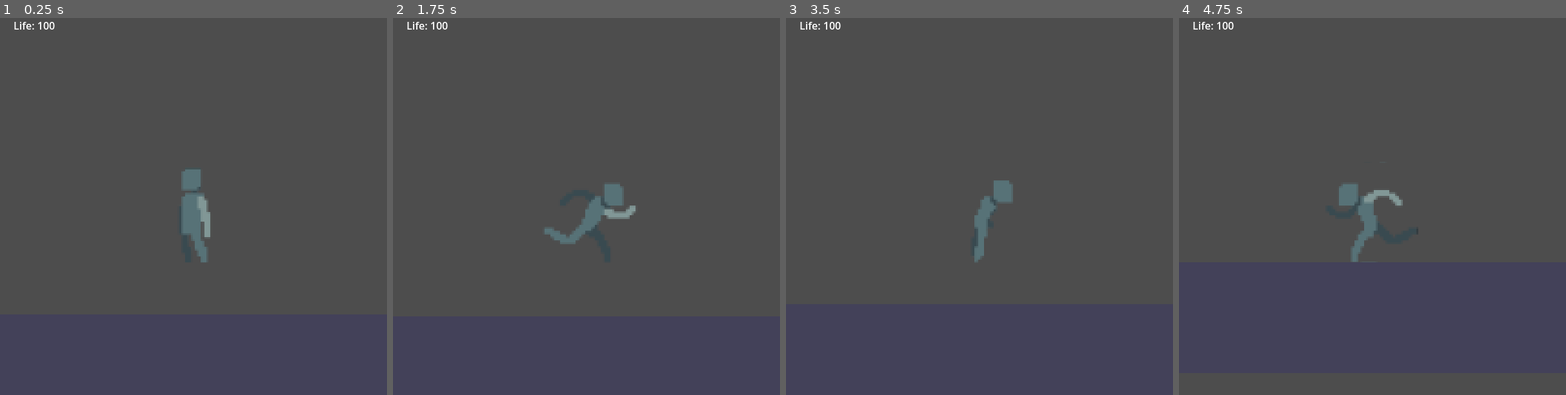
Above: before the commit, frames 1-4 (left to right).
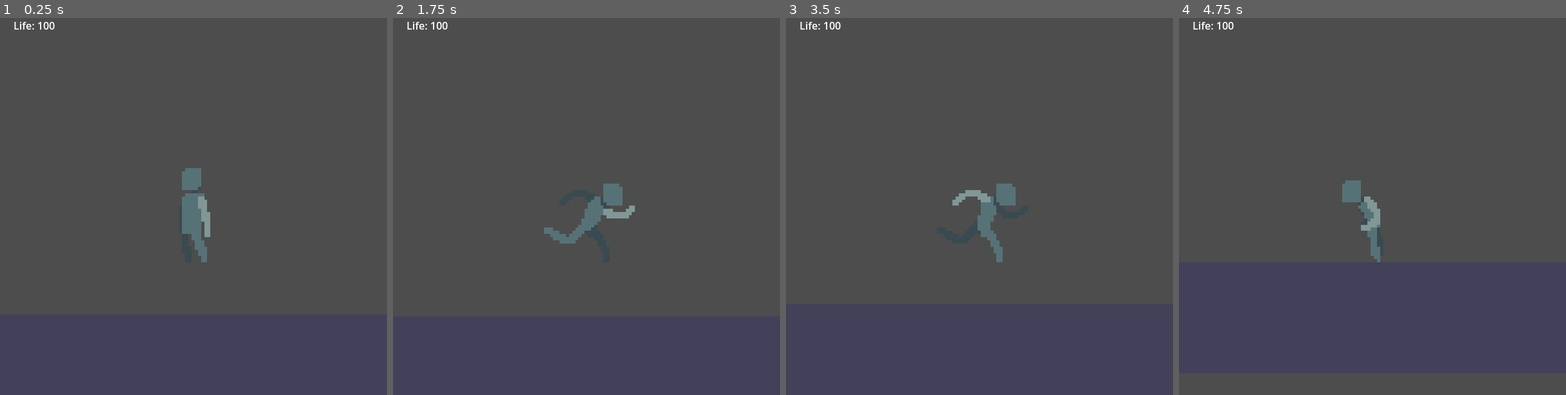
Above: after the commit, the same moments.

Repository: SrZolda/godotBulletGame
Game: Godot game, scene res://node_2d.tscn
Two runs of this game, one before a commit and one after it. Both use one fixed random seed, a clock stepped at 60 frames per second and the inputs below.
Inputs:
- Up to frame 1 (0.25 s): no input
- Up to frame 2 (1.75 s): tap Enter (ui_accept) at 0.5, 0.6, 0.77, 1.07, 1.35, 1.52 s; hold Right (ui_right) from 0.53 s (still down)
- Up to frame 3 (3.5 s): tap Enter (ui_accept) at 1.82, 2.1, 2.85, 3.02, 3.32 s; release Right (ui_right) at 2.03 s; hold Left (ui_left) 2.03-2.78 s; hold Right (ui_right) from 2.78 s (still down)
- Up to frame 4 (4.75 s): tap Enter (ui_accept) at 3.6, 3.77, 4.07, 4.35, 4.52 s; release Right (ui_right) at 4.28 s; hold Left (ui_left) from 4.28 s (still down)

The runs differ from the first frame. In frame 1, 0.1% of the frame differs, in the area x 46-54%, y 39-65%; in frame 2, 0.2%; in frame 3, 0.7%; in frame 4, 0.9%, in the area x 41-62%, y 43-65%.

Commit message:
ajeitei as animação

Diff:
--- a/inimigo.tscn
+++ b/inimigo.tscn
@@ -58,7 +58,6 @@
 height = 98.2281
 
 [sub_resource type="CompressedTexture2D" id="CompressedTexture2D_p8bwt"]
-load_path = "res://.godot/imported/enemies.png-54f6dd22fa36905f43103a80b3460952.ctex"
 
 [sub_resource type="RectangleShape2D" id="RectangleShape2D_p6yay"]
 size = Vector2(21.5799, 114.825)
--- a/movimento.gd
+++ b/movimento.gd
@@ -15,57 +15,57 @@
 @onready var life_label = $Camera2D/Label
 
 func _ready():
-    update_life_text()
+	update_life_text()
 
 
 func update_life_text():
-    life_label.text = "Life: %d" % life
+	life_label.text = "Life: %d" % life
 
 
 
 
 
 func _physics_process(delta: float) -> void:
-    # Aplicar gravidade se não estiver no chão
-    if not is_on_floor():
-        velocity.y += get_gravity().y * delta
+	# Aplicar gravidade se não estiver no chão
+	if not is_on_floor():
+		velocity.y += get_gravity().y * delta
 
-    # Lidar com salto
-    if Input.is_action_just_pressed("ui_accept") and is_on_floor():
-        velocity.y = JUMP_VELOCITY
-        animation_player.play("jump")
-        return  # Sair para evitar sobrepor a animação de salto
+	# Lidar com salto
+	if Input.is_action_just_pressed("ui_accept") and is_on_floor():
+		velocity.y = JUMP_VELOCITY
+		animation_player.play("jump")
+		return  # Sair para evitar sobrepor a animação de salto
 
-    # Lidar com movimento horizontal
-    var direction := Input.get_axis("ui_left", "ui_right")
-    if Input.is_action_pressed("ui_left"):
-        is_walking = true
-        animation_player.play("walk")
-        velocity.x = direction * SPEED
-        position2d.scale.x = -1  # Virar sprite horizontalmente
-    elif Input.is_action_pressed("ui_right"):
-        is_walking = true
-        animation_player.play("walk")
-        velocity.x = direction * SPEED
-        position2d.scale.x = 1  # Virar sprite horizontalmente
-    else:
-        velocity.x = 0
+	# Lidar com movimento horizontal
+	var direction := Input.get_axis("ui_left", "ui_right")
+	if Input.is_action_pressed("ui_left"):
+		is_walking = true
+		animation_player.play("walk")
+		velocity.x = direction * SPEED
+		position2d.scale.x = -1  # Virar sprite horizontalmente
+	elif Input.is_action_pressed("ui_right"):
+		is_walking = true
+		animation_player.play("walk")
+		velocity.x = direction * SPEED
+		position2d.scale.x = 1  # Virar sprite horizontalmente
+	else:
+		velocity.x = 0
 
-    # Atualizar animações de andar
-    if direction != 0:
-        if direction < 0 and not facing_left:
-            facing_left = true
-        elif direction > 0 and facing_left:
-            facing_left = false
+	# Atualizar animações de andar
+	if direction != 0:
+		if direction < 0 and not facing_left:
+			facing_left = true
+		elif direction > 0 and facing_left:
+			facing_left = false
 
 
-    else:
-        if is_walking:
-            is_walking = false
+	else:
+		if is_walking:
+			is_walking = false
 
 
-    if not is_walking and is_on_floor() and velocity.y == 0:
-        animation_player.play("idle")
+	if not is_walking and is_on_floor() and velocity.y == 0:
+		animation_player.play("idle")
 
-    # Mover o personagem
-    move_and_slide()
+	# Mover o personagem
+	move_and_slide()
--- a/node_2d.tscn
+++ b/node_2d.tscn
@@ -1,8 +1,8 @@
 [gd_scene load_steps=13 format=3 uid="uid://b2txrrmmoscnc"]
 
 [ext_resource type="Script" path="res://movimento.gd" id="1_6d37p"]
+[ext_resource type="Texture2D" uid="uid://cov6wqdv80xcv" path="res://Personagem_Teste.png" id="2_cu20d"]
 [ext_resource type="Texture2D" uid="uid://dlh8e7ojcbm1m" path="res://sprite.jpg" id="2_gmp2a"]
-[ext_resource type="Texture2D" uid="uid://buitv0g6c2pvf" path="res://Personagem_Teste.webp" id="2_ra761"]
 
 [sub_resource type="CapsuleShape2D" id="CapsuleShape2D_lt5sn"]
 radius = 8.17584
@@ -46,10 +46,22 @@
 tracks/0/interp = 1
 tracks/0/loop_wrap = true
 tracks/0/keys = {
-"times": PackedFloat32Array(0),
-"transitions": PackedFloat32Array(1),
-"update": 1,
-"values": [0]
+"times": PackedFloat32Array(),
+"transitions": PackedFloat32Array(),
+"update": 1,
+"values": []
+}
+tracks/1/type = "value"
+tracks/1/imported = false
+tracks/1/enabled = true
+tracks/1/path = NodePath("Marker2D/Sprite2D:frame_coords")
+tracks/1/interp = 1
+tracks/1/loop_wrap = true
+tracks/1/keys = {
+"times": PackedFloat32Array(0),
+"transitions": PackedFloat32Array(1),
+"update": 1,
+"values": [Vector2i(0, 3)]
 }
 
 [sub_resource type="Animation" id="Animation_dy8fl"]
@@ -87,9 +99,9 @@
 
 [sub_resource type="Animation" id="Animation_1dp8l"]
 resource_name = "walk"
-length = 0.8
+length = 0.500013
 loop_mode = 1
-step = 0.166667
+step = 0.125
 tracks/0/type = "value"
 tracks/0/imported = false
 tracks/0/enabled = true
@@ -97,10 +109,10 @@
 tracks/0/interp = 1
 tracks/0/loop_wrap = true
 tracks/0/keys = {
-"times": PackedFloat32Array(0.0550843, 0.156599, 0.256401, 0.36621, 0.472969, 0.579728, 0.686487),
-"transitions": PackedFloat32Array(1, 1, 1, 1, 1, 1, 1),
-"update": 1,
-"values": [Vector2i(0, 1), Vector2i(1, 1), Vector2i(2, 1), Vector2i(3, 1), Vector2i(4, 1), Vector2i(5, 1), Vector2i(6, 1)]
+"times": PackedFloat32Array(0, 0.125, 0.25, 0.375),
+"transitions": PackedFloat32Array(1, 1, 1, 1),
+"update": 1,
+"values": [Vector2i(0, 1), Vector2i(1, 1), Vector2i(2, 1), Vector2i(3, 1)]
 }
 
 [sub_resource type="AnimationLibrary" id="AnimationLibrary_cwvuu"]
@@ -134,9 +146,9 @@
 
 [node name="Sprite2D" type="Sprite2D" parent="Player/Marker2D"]
 texture_filter = 1
-position = Vector2(-138, 18)
-scale = Vector2(3, 3)
-texture = ExtResource("2_ra761")
+position = Vector2(-102.402, -30.6504)
+scale = Vector2(1.22009, 1.22009)
+texture = ExtResource("2_cu20d")
 centered = false
 offset = Vector2(20, -27.333)
 hframes = 8
Binary file added: Personagem_Teste.png
Not shown, added: Personagem_Teste.png.import
